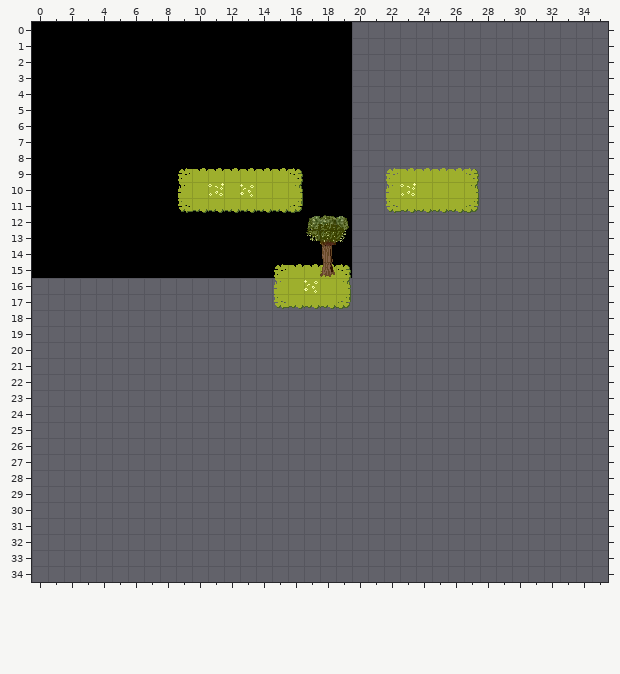
One commit to this Tiled map: res/worlds/intro.tmx. Above, as it was before the edit.
Cells are 16x16 px. Shown: x 0..35, y 0..34.
The same view after the edit:
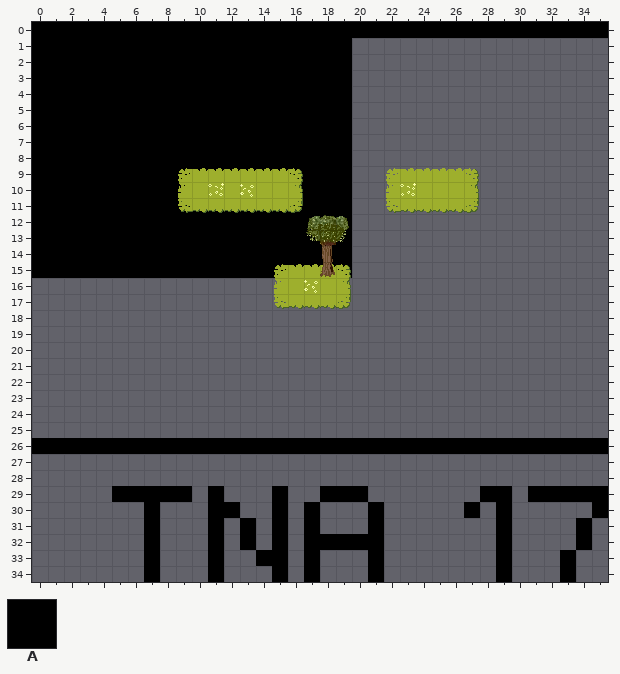
Key: from "Tileset": A 7.
_ is an empty cell, . an unchanged one.
The edit:
--- layer "Floorground"
@@ x 20..35 @@
- 0 ________________
+ 0 AAAAAAAAAAAAAAAA
@@ x 0..35 @@
-26 ____________________________________
+26 AAAAAAAAAAAAAAAAAAAAAAAAAAAAAAAAAAAA
@@ x 5..35 @@
-29 _____._..._..___.......__._____
-30 .._...__.._._..._....._._....._
-31 .._..._._._._..._......._...._.
-32 .._..._._._._____......._...._.
-33 .._..._..__._..._......._..._..
-34 .._..._..._._..._......._..._..
+29 AAAAA.A...A..AAA.......AA.AAAAA
+30 ..A...AA..A.A...A.....A.A.....A
+31 ..A...A.A.A.A...A.......A....A.
+32 ..A...A.A.A.AAAAA.......A....A.
+33 ..A...A..AA.A...A.......A...A..
+34 ..A...A...A.A...A.......A...A..
Where, in picture pixels (left, top, right, bottom), the same in both pictures:
added: (352, 22, 608, 38)
added: (32, 438, 608, 454)
added: (112, 486, 192, 582)
added: (208, 486, 288, 582)
added: (304, 486, 384, 582)
added: (464, 486, 512, 582)
added: (528, 486, 608, 582)
